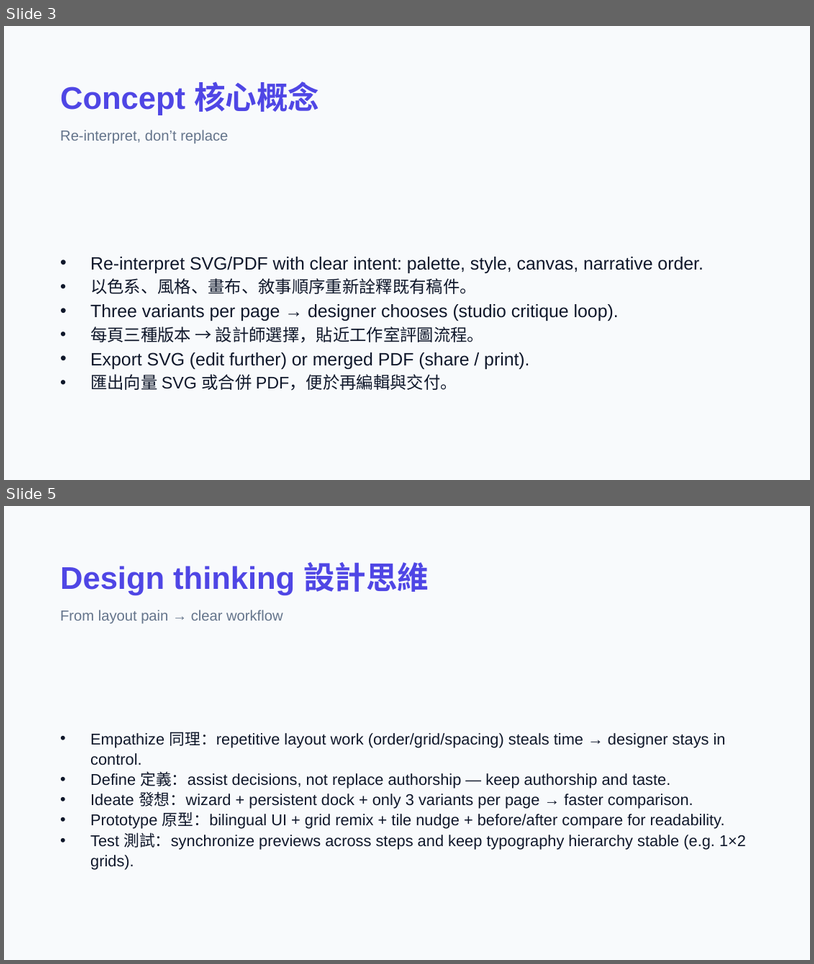
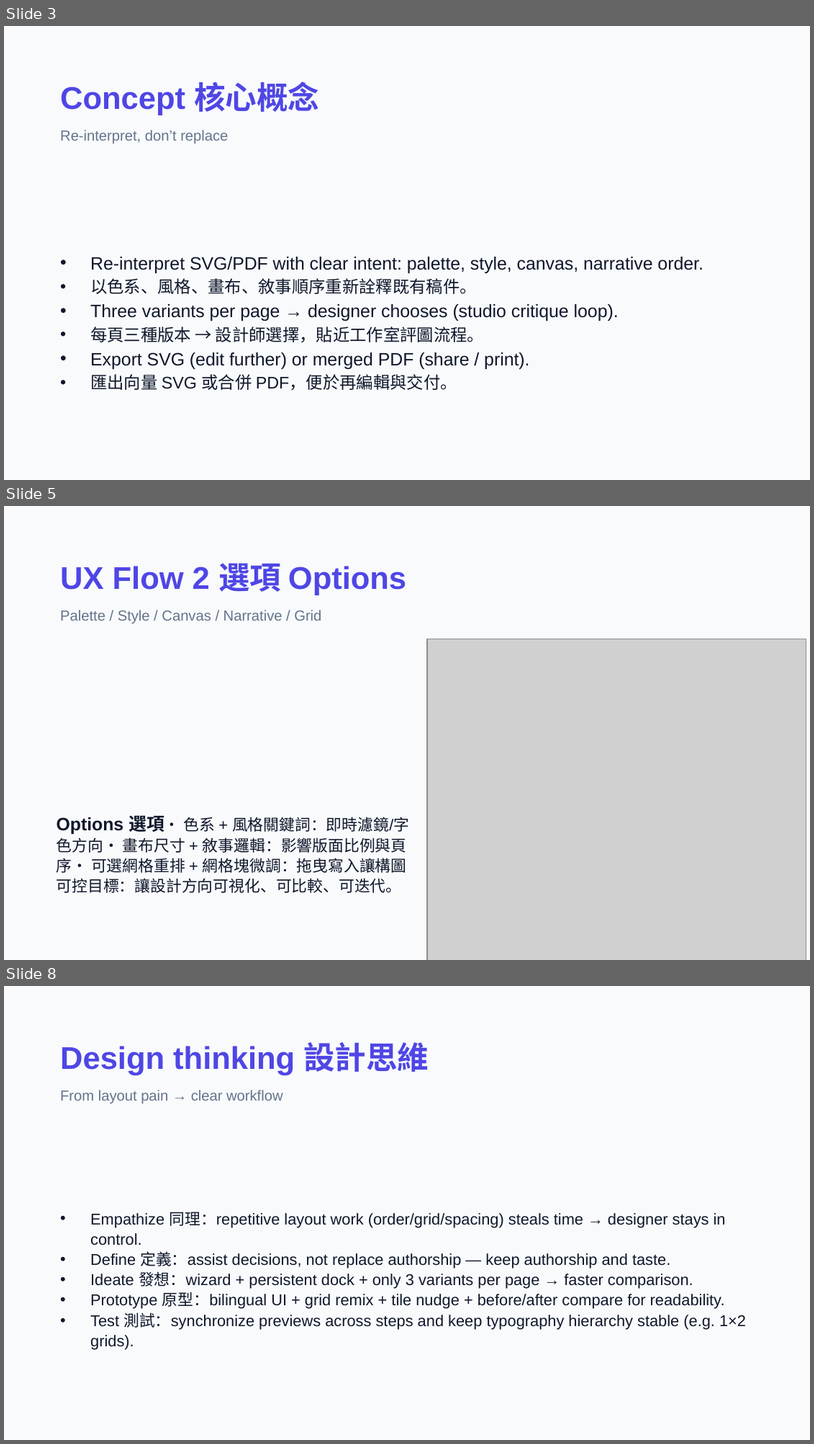
Before and after one commit to macaumonsoon/Portfolio-ReStyle-AI, a slide deck: presentation/Portfolio-ReStyle-AI-Design-Deck.pptx. Shown one above the other, each under a label of ours: slides 3 and 5 before the commit, slides 3, 5 and 8 after it; the slides between them are not shown. The pictures are 814x964 and 814x1444 pixels, drawn with LibreOffice and Linux fonts; fonts in the diff are those of the drawing; grey boxes stand for pictures. Boxes give left, top, right and bottom in pixels: in the first picture for what was removed or moved away, otherwise in the second. Text is boxed around its words. In the diff, an @@ line names an element or a change of style, - is before the commit and + after.

```diff
--- a/presentation/Portfolio-ReStyle-AI-Design-Deck.pptx
+++ b/presentation/Portfolio-ReStyle-AI-Design-Deck.pptx
@@ slide 5 added at (4,506,810,960), background #F8FAFC @@
@@ text added at (60,563,406,595), 28 pt, text #4F46E5, bold @@
+UX Flow 2 選項 Options
@@ text added at (60,610,322,623), 13 pt, text #64748B @@
+Palette / Style / Canvas / Narrative / Grid
@@ picture added at (427,639,806,960) @@
@@ text added at (57,816,409,893), 14 pt, text #0F172A @@
+Options 選項• 色系 + 風格關鍵詞：即時濾鏡/字色方向• 畫布尺寸 + 敘事邏輯：影響版面比例與頁序• 可選網格重排 + 網格塊微調：拖曳寫入讓構圖可控目標：讓設計方向可視化、可比較、可迭代。
@@ what was slide 5 is now slide 8 @@
```
Also in this commit, not shown: 4 other slides added, 2 slides removed, 6 other files.
